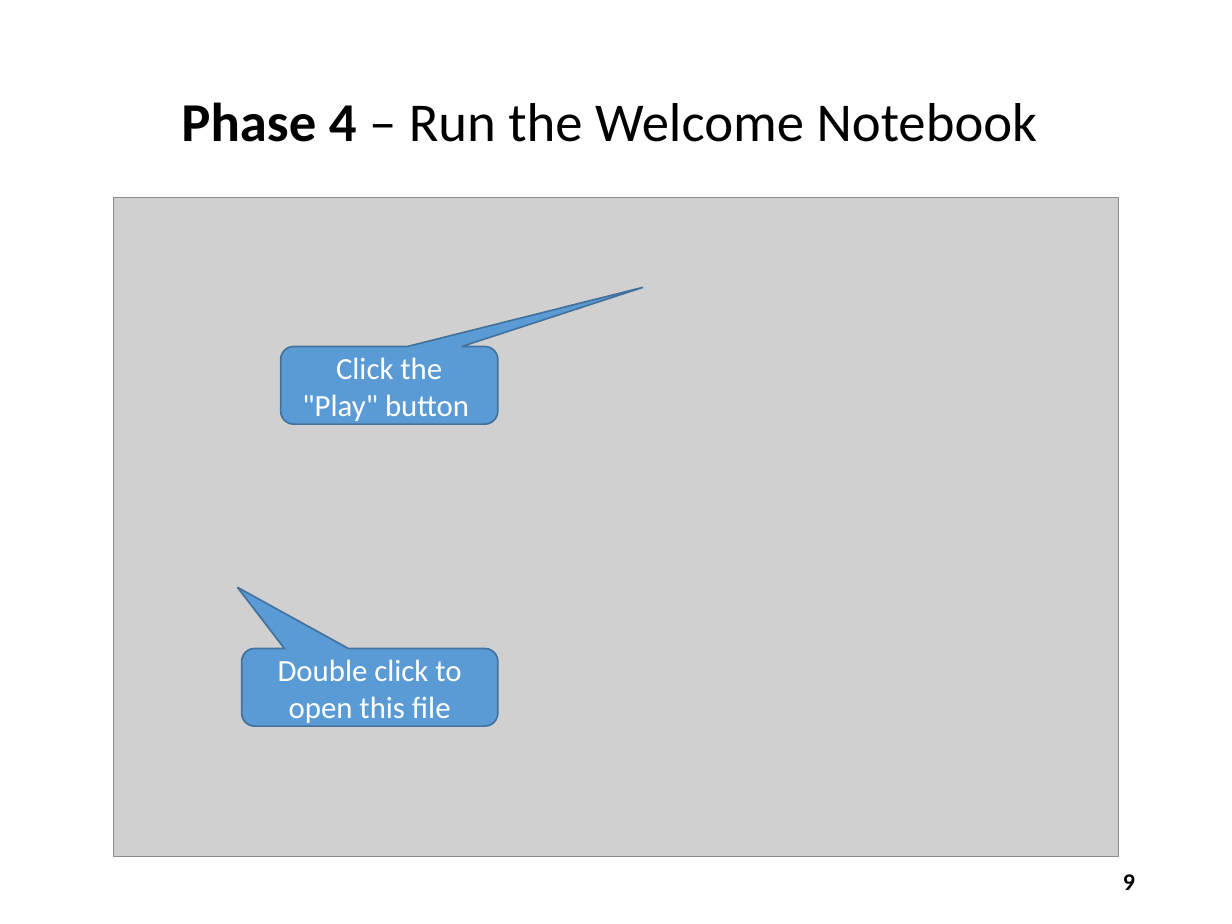
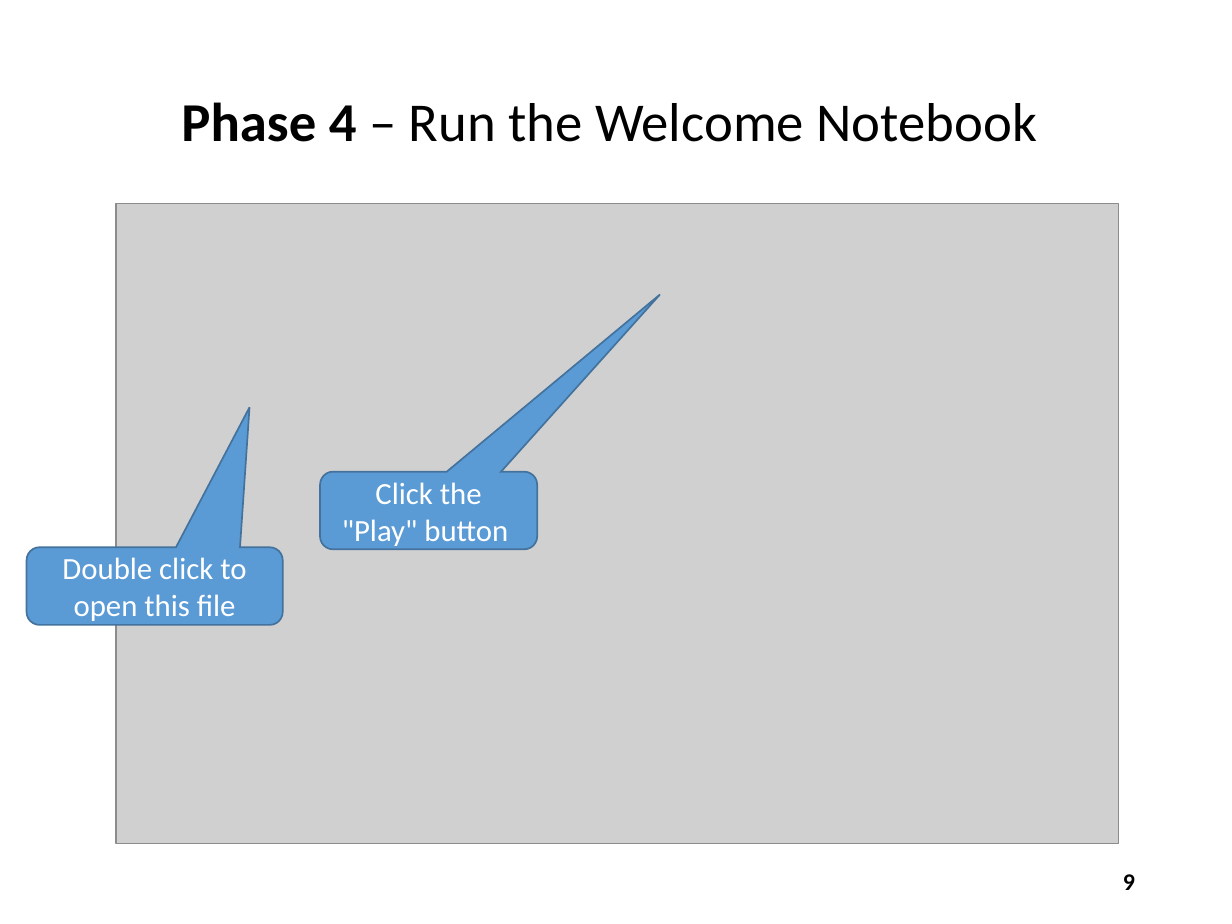
Before and after one commit to dbiersach/scicomp-demos, a slide deck: slide 9 of slides/Installing the Courseware.pptx. Drawn at 1232x924 pixels with LibreOffice and Linux fonts; fonts in the diff are those of the drawing; grey boxes stand for pictures. Boxes give left, top, right and bottom in pixels: in the first picture for what was removed or moved away, otherwise in the second. Text is boxed around its words. In the diff, an @@ line names an element or a change of style, - is before the commit and + after.

```diff
--- a/slides/Installing the Courseware.pptx
+++ b/slides/Installing the Courseware.pptx
@@ picture: place and size @@
-picture at bbox=[113, 198, 1119, 857]
+picture at bbox=[116, 203, 1119, 844]
@@ rounded speech box "Click the "Play" button": place and size @@
-rounded speech box "Click the "Play" button" at bbox=[281, 346, 498, 424]
+rounded speech box "Click the "Play" button" at bbox=[320, 472, 537, 549]
@@ rounded speech box "Click the "Play" button" at bbox=[320, 472, 537, 549]: proportions changed @@
@@ rounded speech box "Double click to open this ..." at bbox=[27, 547, 283, 625]: proportions changed @@
@@ rounded speech box "Double click to open this ...": place and size @@
-rounded speech box "Double click to open this ..." at bbox=[241, 648, 498, 726]
+rounded speech box "Double click to open this ..." at bbox=[27, 547, 283, 625]
```
Also in this commit, not shown: 10 other slides changed, 32 other files.
